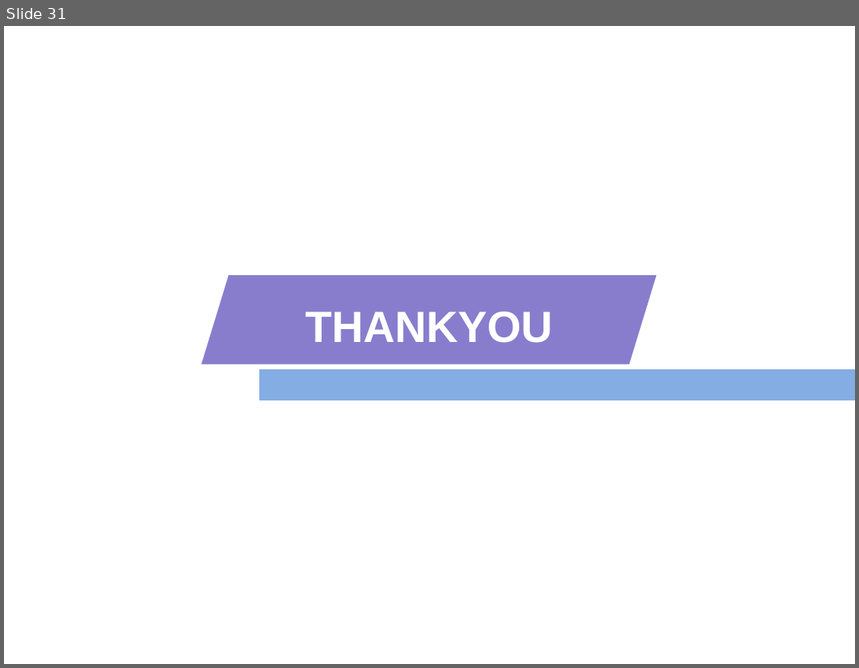
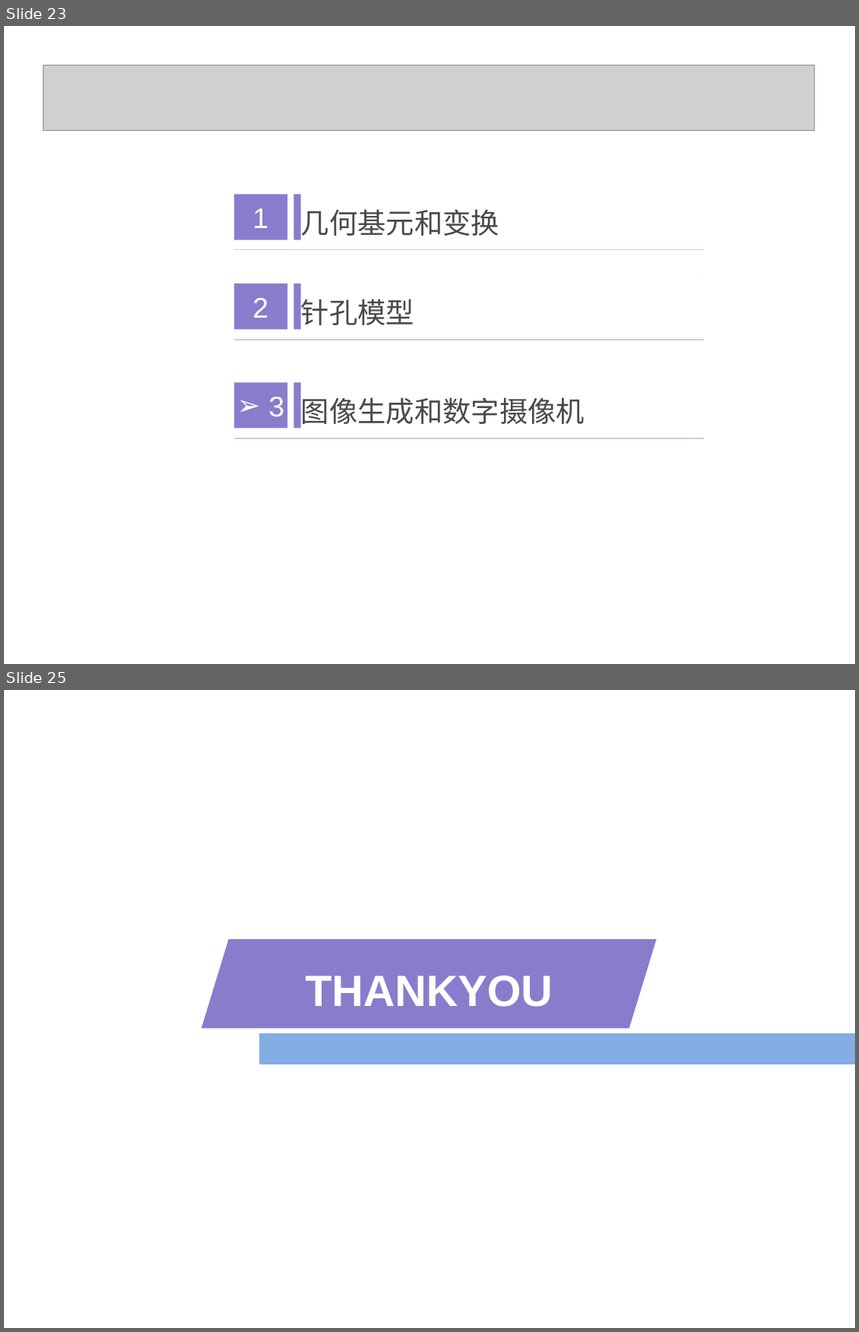
Before and after one commit to fengqiang111/evolution_plan, a slide deck: cv/2-图像形成.ppt. Shown one above the other, each under a label of ours: slide 31 before the commit, slides 23 and 25 after it; the slides between them are not shown. The pictures are 859x668 and 859x1332 pixels, drawn with LibreOffice and Linux fonts; fonts in the diff are those of the drawing; grey boxes stand for pictures; background and template pictures are left out. Boxes give left, top, right and bottom in pixels: in the first picture for what was removed or moved away, otherwise in the second. Text is boxed around its words. In the diff, an @@ line names an element or a change of style, - is before the commit and + after.

```diff
--- a/cv/2-图像形成.ppt
+++ b/cv/2-图像形成.ppt
@@ slide 23 added at (x1=4, y1=26, x2=855, y2=664), background #FFFFFF @@
@@ picture added at (x1=44, y1=66, x2=815, y2=130) @@
@@ rectangle added at (x1=4, y1=153, x2=855, y2=664), fill #FFFFFF at 94% opacity @@
@@ freeform shape added at (x1=234, y1=184, x2=704, y2=250), outline #CFCBEB 0.99 pt, 24 pt, text #47494B @@
+几何基元和变换
@@ freeform shape added at (x1=234, y1=195, x2=300, y2=240), fill #887DCD, 24 pt, text #FFFFFF @@
+1
@@ freeform shape added at (x1=234, y1=274, x2=704, y2=339), outline #CFCBEB 0.99 pt, 24 pt, text #47494B @@
+针孔模型
@@ freeform shape added at (x1=234, y1=284, x2=300, y2=330), fill #887DCD, 24 pt, text #FFFFFF @@
+2
@@ freeform shape added at (x1=234, y1=382, x2=300, y2=429), fill #887DCD, 24 pt, text #FFFFFF @@
+➢ 3
@@ freeform shape added at (x1=234, y1=373, x2=704, y2=439), outline #CFCBEB 0.99 pt, 24 pt, text #47494B @@
+图像生成和数字摄像机
@@ what was slide 31 is now slide 25 @@
```
Also in this commit, not shown: 23 other slides added, 30 slides removed.
